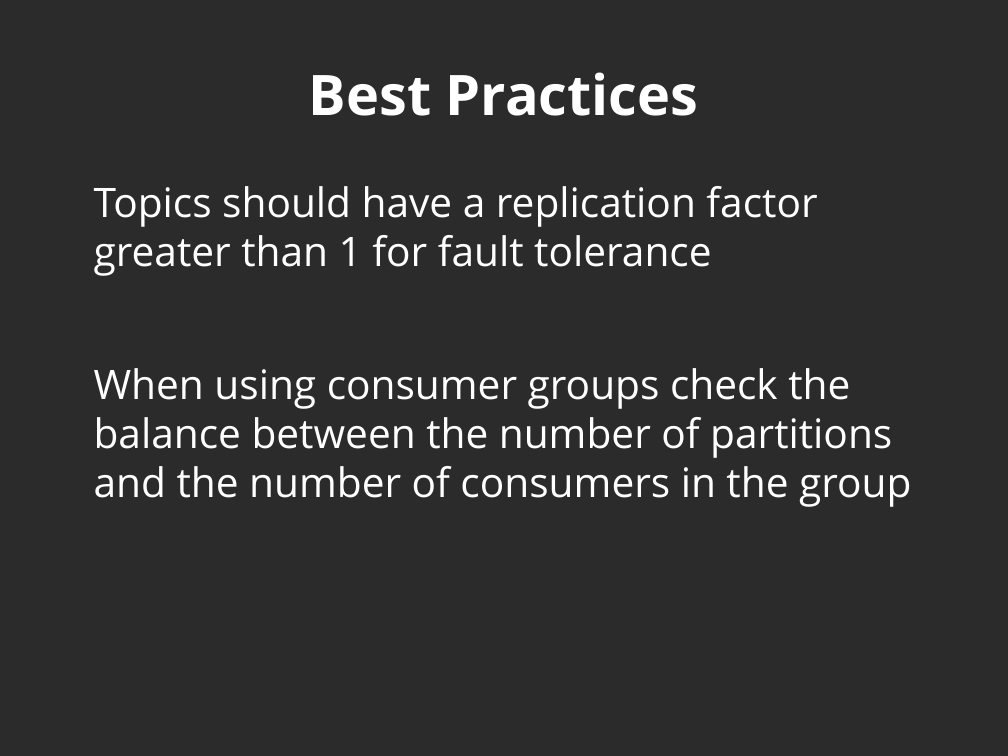
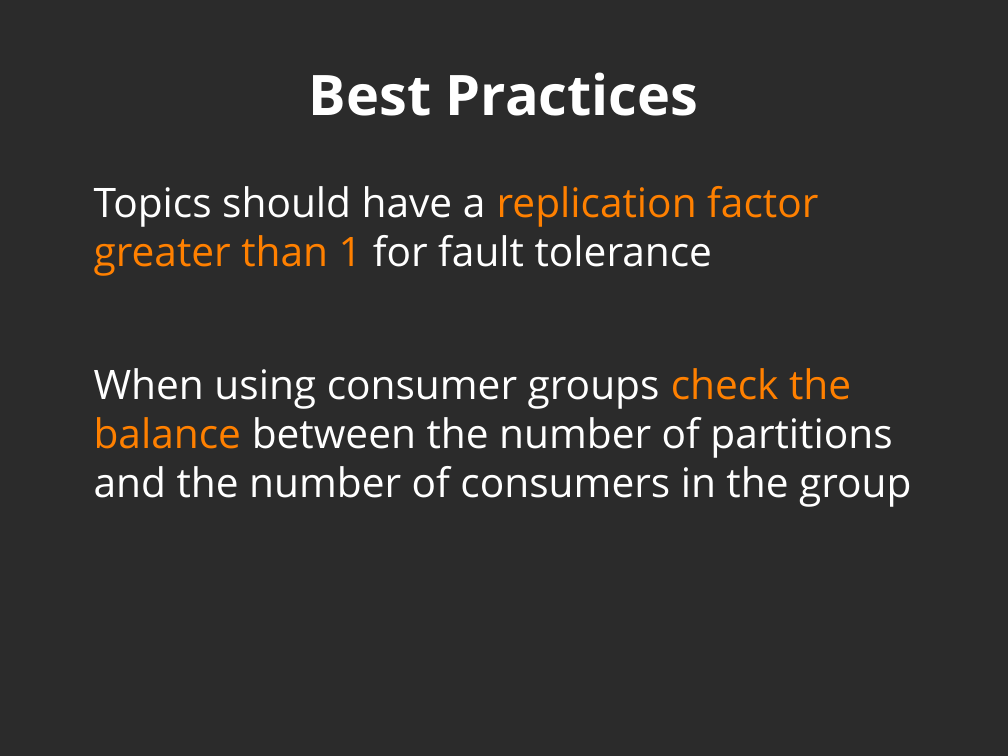
Before and after one commit to javicacheiro/pyspark_course, a slide deck: slide 44 of supplementary/kafka/unit_1_basic_concepts.odp (slide 45 before the commit). Drawn at 1008x756 pixels with LibreOffice and Linux fonts; fonts in the diff are those of the drawing; background and template pictures are left out; a plain dark background stands for a picture behind light text. Boxes give left, top, right and bottom in pixels: in the first picture for what was removed or moved away, otherwise in the second. Text is boxed around its words. In the diff, an @@ line names an element or a change of style, - is before the commit and + after.

```diff
--- a/supplementary/kafka/unit_1_basic_concepts.odp
+++ b/supplementary/kafka/unit_1_basic_concepts.odp
@@ text "Topics should have a replication ..." at (94, 186, 911, 507): text colour #FFFFFF to #FF8000 in "replication factor greater than 1", "check the balance" @@
```
Also in this commit, not shown: 7 other slides changed, 1 slide removed, 2 other files.
